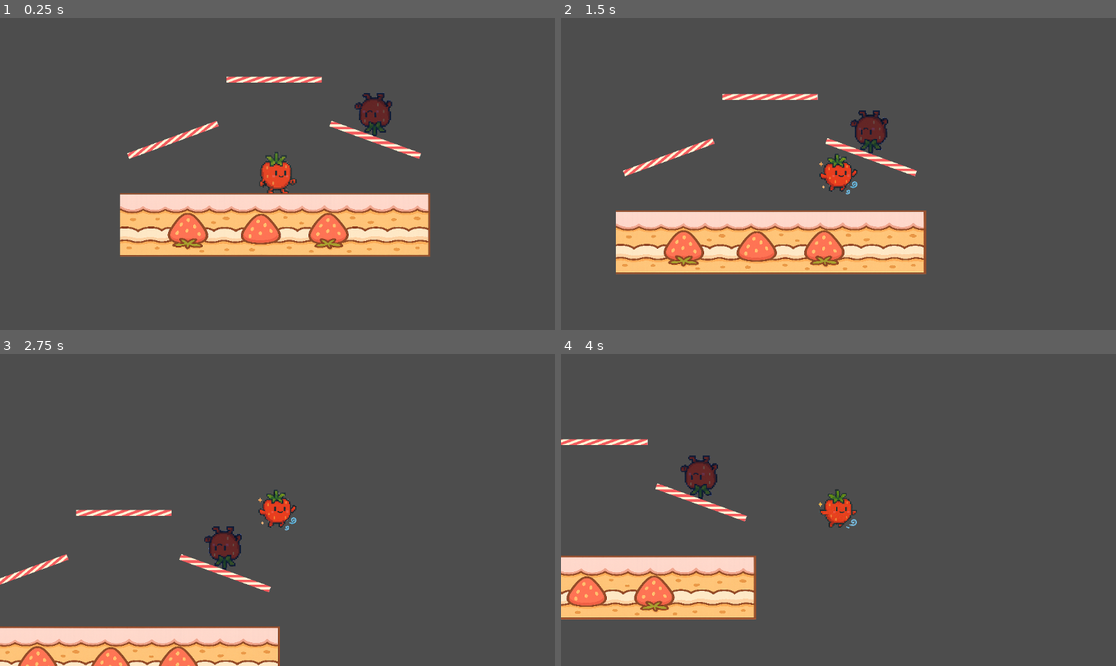
Above: before the commit, frames 1-4 (two rows, left to right).
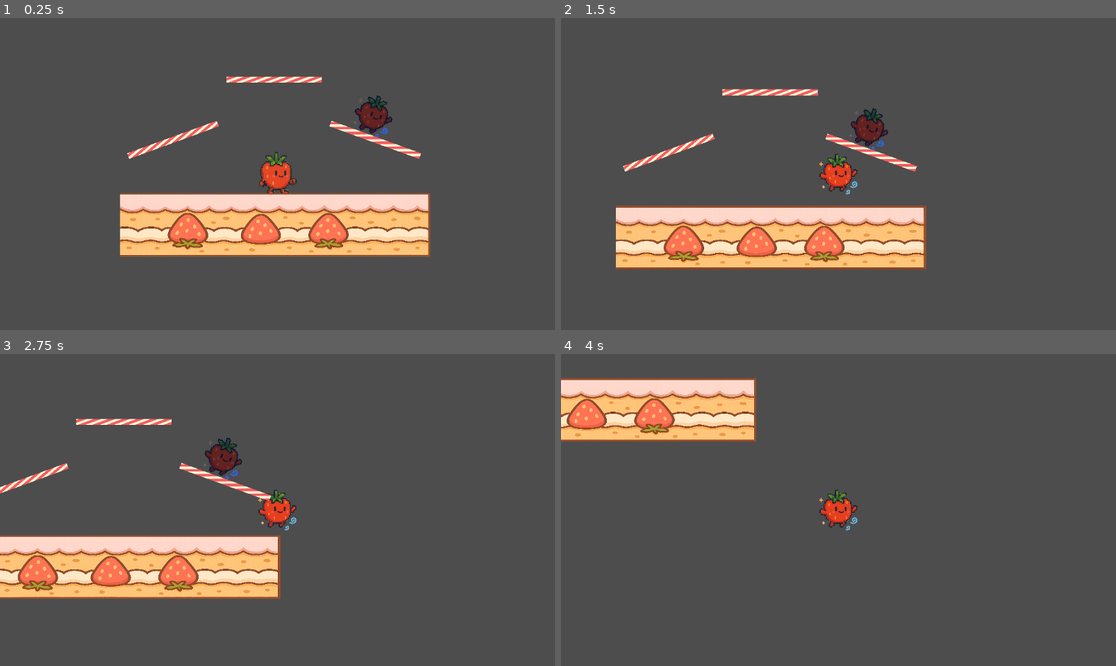
Above: after the commit, the same moments.

Repository: ktarrant/shortcake
Game: Godot game, scene res://scenes/main/Main.tscn
Two runs of this game, one before a commit and one after it. Both use one fixed random seed, a clock stepped at 60 frames per second and the inputs below.
Inputs:
- Up to frame 1 (0.25 s): no input
- Up to frame 2 (1.5 s): tap Enter at 0.5 s; hold Up (jump) 0.53-1.28 s; hold Right (move_right) from 0.53 s (still down); tap Up (jump) at 1.35 s
- Up to frame 3 (2.75 s): tap Up (jump) at 1.52, 1.82 s; release Right (move_right) at 2.03 s; hold Left (move_left) from 2.03 s (still down); hold Up (jump) from 2.03 s (still down)
- Up to frame 4 (4 s): release Left (move_left) at 2.78 s; release Up (jump) at 2.78 s; hold Right (move_right) from 2.78 s (still down); tap Up (jump) at 2.85, 3.02, 3.32 s; hold Up (jump) from 3.53 s (still down)

The runs differ from the first frame. In frame 1, 0.5% of the frame differs, in the area x 63-71%, y 23-39%; in frame 2, 9.7%; in frame 3, 18%, in the area x 0-54%, y 20-100%; in frame 4, 16%.

Commit message:
more jump related cleanup

Diff:
--- a/scripts/PlayerState.gd
+++ b/scripts/PlayerState.gd
@@ -14,10 +14,16 @@
 	pass
 
 func physics_update(player: Node, delta: float) -> void:
-	pass
+	# Auto-transition to fall if not grounded and falling
+	if not player.is_on_floor() and player.base_velocity.y >= 0:
+		player.change_state(FallState.new())
 
-func update_animation(player: Node) -> void:
-	pass
+func update_animation(player: Node) -> void:		# rotate sprite to floor
+	if player.is_on_floor():
+		var normal = player.get_floor_normal()
+		player.sprite.rotation = atan2(normal.x, -normal.y)
+	else:
+		player.sprite.rotation = lerp_angle(player.sprite.rotation, 0.0, 0.2)
 
 
 class IdleState:
@@ -39,9 +45,6 @@
 	func update_animation(player: Node) -> void:
 		player.sprite.play("idle")
 		player.sprite.speed_scale = 1.0
-		# rotate sprite to floor
-		var normal = player.get_floor_normal()
-		player.sprite.rotation = atan2(normal.x, -normal.y)
 
 
 class RunState:
@@ -75,9 +78,6 @@
 			floor_direction = (-floor_direction).rotated(-player.slope_walk_angle)
 		player.input_velocity = floor_direction * current_speed * slowdown
 
-	func physics_update(player: Node, delta: float) -> void:
-		pass
-
 	func update_animation(player: Node) -> void:
 		var input_strength: float = abs(player.get_movement_input().x)
 		if input_strength > player.run_threshold:
@@ -85,9 +85,7 @@
 		else:
 			player.sprite.play("walk")
 		player.sprite.speed_scale = clamp(abs(player.velocity.x) / player.speed, 0.5, 1.5)
-		# rotate sprite to floor
-		var normal = player.get_floor_normal()
-		player.sprite.rotation = atan2(normal.x, -normal.y)
+		super.update_animation(player)
 
 
 class JumpState:
@@ -104,13 +102,15 @@
 		player.jump_cut_applied = false
 
 	func handle_input(player: Node, input_dir: Vector2) -> void:
-		if player.is_on_floor():
-			player.change_state(IdleState.new())
+		if not Input.is_action_pressed("jump"):
+			if not player.jump_cut_applied and player.base_velocity.y < 0:
+				player.base_velocity.y *= player.jump_cutoff_factor
+				player.jump_cut_applied = true
+			player.change_state(FallState.new())
 
 	func physics_update(player: Node, delta: float) -> void:
 		player.base_velocity.y += player.gravity * delta
 		player.base_velocity.y = clamp(player.base_velocity.y, -INF, 1200)
-
 
 class FallState:
 	extends PlayerState
